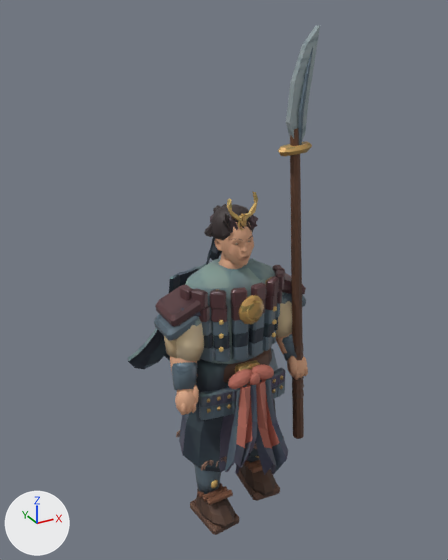
Two versions of the glTF model public/assets/mobile/akari.glb, one commit apart.
Both versions are drawn from a 50 mm camera at (-1.38, -2.41, 2.54) aimed at (0.02, 0.13, 1.27). Arrows for +X, +Y and +Z are at lower left; the lights stay in place. The first picture is the older version. Vertices at exactly the same position are counted once.

Names of what the first picture shows: 'akari'.
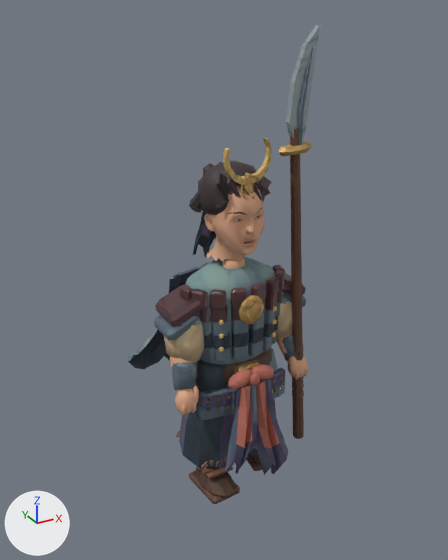
The newer file is also rescaled (x1.04), turned or shifted as a whole; pictures and numbers use the older file's frame.

Boxes (x1, y1, x2, y2) around the edits, measured in the pictures (448 x 560 px; the box of a moved part takes in the faces that stretch with it):
'akari', reshaped (6% shorter)
    before: (128, 25, 320, 535)
    after: (128, 25, 320, 504)
part 1 of me_akari_color_and_skin, added
    after: (203, 163, 214, 176)
part 2 of me_akari_color_and_skin, added
    after: (243, 184, 254, 194)
part 3 of me_akari_color_and_skin, moved or reshaped (not visible afterwards)
    before: (211, 479, 218, 489)
part 4 of me_akari_color_and_skin, moved or reshaped
    before: (207, 490, 233, 505)
    after: (206, 466, 233, 479)
part 5 of me_akari_color_and_skin, moved or reshaped
    before: (202, 486, 228, 502)
    after: (201, 468, 214, 475)
part 6 of me_akari_color_and_skin, moved or reshaped
    before: (197, 483, 223, 498)
    after: (197, 466, 201, 472)
part 7 of me_akari_color_and_skin, moved or reshaped (not visible afterwards)
    before: (250, 464, 263, 473)
part 8 of me_akari_color_and_skin, moved or reshaped (not visible afterwards)
    before: (247, 460, 261, 470)
part 9 of me_akari_color_and_skin, rebuilt (not visible afterwards)
    before: (194, 464, 221, 495)
part 10 of me_akari_color_and_skin, rebuilt (not visible afterwards)
    before: (247, 456, 260, 463)
part 11 of me_akari_color_and_skin, deleted
    before: (190, 214, 280, 535)
part 12 of me_akari_color_and_skin, moved or reshaped
    before: (154, 26, 320, 470)
    after: (164, 111, 304, 504)
part 13 of me_akari_color_and_skin, surface changed
    both: (129, 180, 297, 475)

What the commit changed:
me_akari_color_and_skin is used by ob_akari; location (0.0, 0.0, 0.0).
me_akari_color_and_skin had 5499 vertices, 9795 faces and spanned x -0.39..0.39, y -0.32..0.58, z -0.01..2.47.
me_akari_color_and_skin now has 5499 vertices, 9803 faces and spans x -0.39..0.39, y -0.32..0.58, z 0.2..2.47.
me_akari_color_and_skin part 1: a new loose piece, an icosphere of 20 faces spanning x -0.064..0.009, y 0.154..0.205, z 1.771..1.864, in mat_painted_metal_edges__textile_and_clay.
me_akari_color_and_skin part 2: a new loose piece, an icosphere of 20 faces spanning x -0.032..0.032, y -0.137..-0.113, z 1.763..1.847, in mat_painted_metal_edges__textile_and_clay.
me_akari_color_and_skin part 3: the loose piece of 12 vertices spanning x -0.19..-0.15, y -0.12..-0.1, z 0.18..0.24 is moved by (0.0, 0.0, 0.16).
me_akari_color_and_skin part 4: the loose piece of 16 vertices spanning x -0.23..-0.09, y -0.18..-0.14, z 0.15..0.18 is moved by (0.0, 0.0, 0.17).
me_akari_color_and_skin part 5: the loose piece of 16 vertices spanning x -0.24..-0.09, y -0.13..-0.1, z 0.13..0.16 is moved by (0.0, 0.0, 0.17).
me_akari_color_and_skin part 6: the loose piece of 16 vertices spanning x -0.24..-0.1, y -0.08..-0.05, z 0.12..0.15 is moved by (0.0, 0.0, 0.18).
me_akari_color_and_skin part 7: the loose piece of 16 vertices spanning x 0.09..0.24, y -0.08..-0.05, z 0.15..0.18 is moved by (0.0, 0.0, 0.17).
me_akari_color_and_skin part 8: the loose piece of 16 vertices spanning x 0.1..0.24, y -0.03..0.0, z 0.13..0.16 is moved by (0.0, 0.0, 0.17).
me_akari_color_and_skin part 9: the loose piece of 40 vertices spanning x -0.24..-0.09, y -0.12..0.04, z 0.12..0.49 is rebuilt with 39 vertices and now spans x -0.24..-0.09, y -0.12..0.04, z 0.3..0.58.
me_akari_color_and_skin part 10: the loose piece of 40 vertices spanning x 0.09..0.24, y -0.02..0.14, z 0.12..0.49 is rebuilt with 38 vertices and now spans x 0.09..0.24, y -0.02..0.14, z 0.3..0.58.
me_akari_color_and_skin part 11: 15 loose pieces with 256 vertices, spanning x -0.26..0.26, y -0.26..0.13, z -0.01..1.68, are deleted.
me_akari_color_and_skin part 12: 87 vertices moved from x -0.33..0.26, y -0.21..0.17, z 0.37..1.67 to x -0.33..0.26, y -0.21..0.17, z 0.5..1.67; 802 vertices removed from x -0.38..0.36, y -0.26..0.26, z 0.36..2.18; 936 vertices added at x -0.36..0.26, y -0.26..0.25, z 0.2..2.02.
me_akari_color_and_skin part 13: 2589 kept faces spanning x -0.38..0.39, y -0.32..0.58, z 0.26..2.05 get new texture (UV) coordinates.
Other edits to the shape of me_akari_color_and_skin do not show in these pictures.
